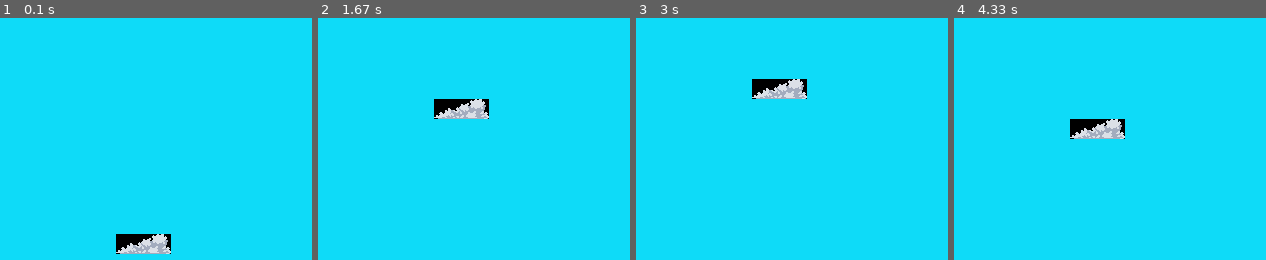
Above: before the commit, frames 1-4 (left to right).
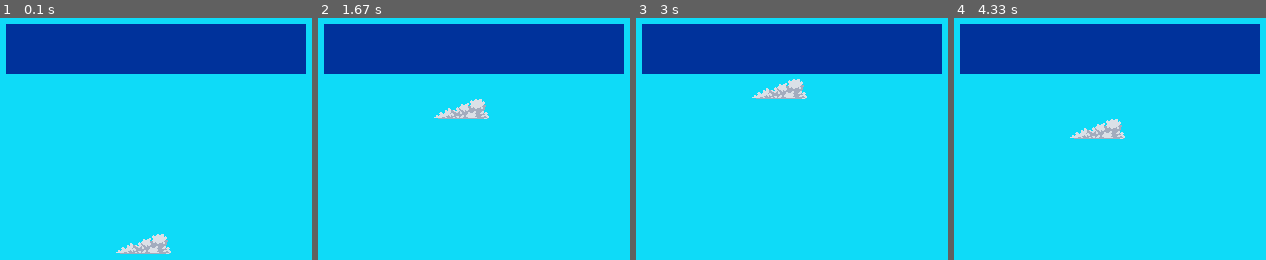
Above: after the commit, the same moments.

Repository: brccabral/Python_Pygame_Platformer_Tutorial
Game: pygame game, started from game.py
Two runs of this game, one before a commit and one after it. Both use one fixed random seed, a clock stepped at 60 frames per second and the inputs below.
Inputs:
- Up to frame 1 (0.1 s): no input
- Up to frame 2 (1.67 s): hold Up 0.33-0.8 s; hold Down 0.83-1.13 s; hold Up 1.17-1.53 s; hold Down from 1.57 s (still down)
- Up to frame 3 (3 s): release Down at 1.93 s; hold Up 1.97-2.27 s; hold Down 2.3-2.6 s; hold Up from 2.63 s (still down)
- Up to frame 4 (4.33 s): release Up at 3 s; hold Down 3.03-3.4 s; hold Up 3.43-3.73 s; hold Down 3.77-4.07 s; hold Up from 4.1 s (still down)

The runs differ from the first frame. In frame 1, 20% of the frame differs, in the area x 1-99%, y 2-98%; in frame 2, 20%; in frame 3, 20%; in frame 4, 20%.

Commit message:
image collision

Diff:
--- a/game.py
+++ b/game.py
@@ -11,8 +11,11 @@
         self.clock = pygame.time.Clock()
 
         self.img = pygame.image.load("data/images/clouds/cloud_1.png")
+        self.img.set_colorkey((0, 0, 0))
         self.img_pos = [160, 260]
         self.movement = [False, False]
+
+        self.collision_area = pygame.Rect(50, 50, 300, 50)
 
     def run(self):
         while True:
@@ -21,6 +24,16 @@
 
             # move image
             self.img_pos[1] += (self.movement[1] - self.movement[0]) * 5
+
+            img_r = pygame.Rect(
+                *self.img_pos,
+                *self.img.get_size(),
+            )
+            if img_r.colliderect(self.collision_area):
+                pygame.draw.rect(self.screen, (0, 100, 255), self.collision_area)
+            else:
+                pygame.draw.rect(self.screen, (0, 50, 155), self.collision_area)
+
             self.screen.blit(self.img, self.img_pos)
 
             for event in pygame.event.get():
